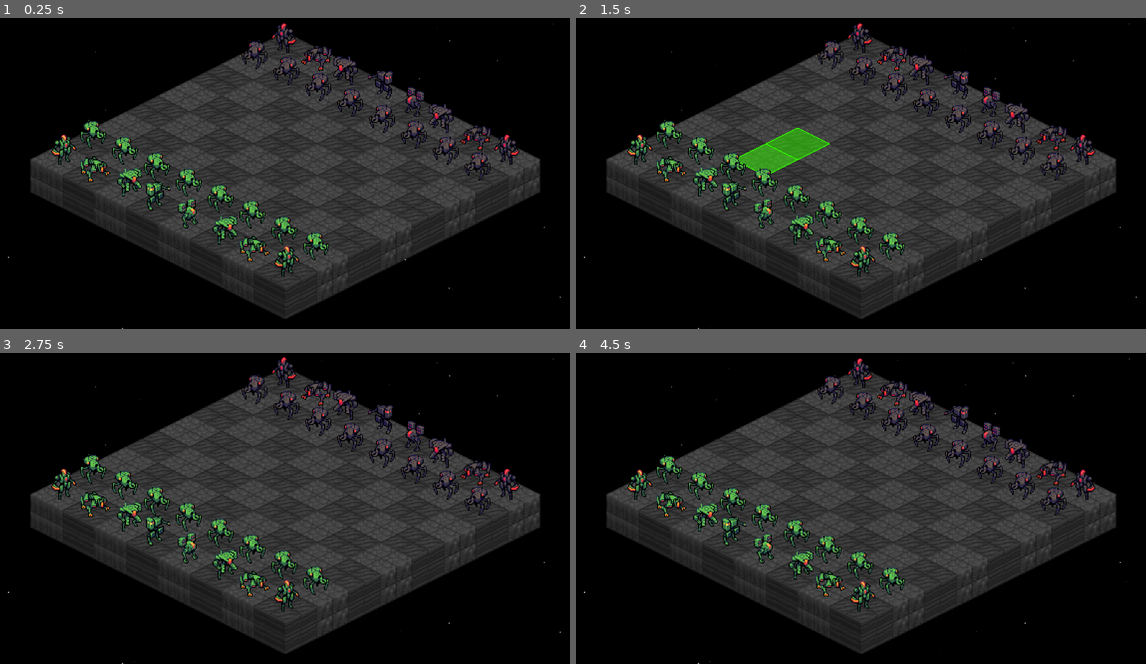
Above: before the commit, frames 1-4 (two rows, left to right).
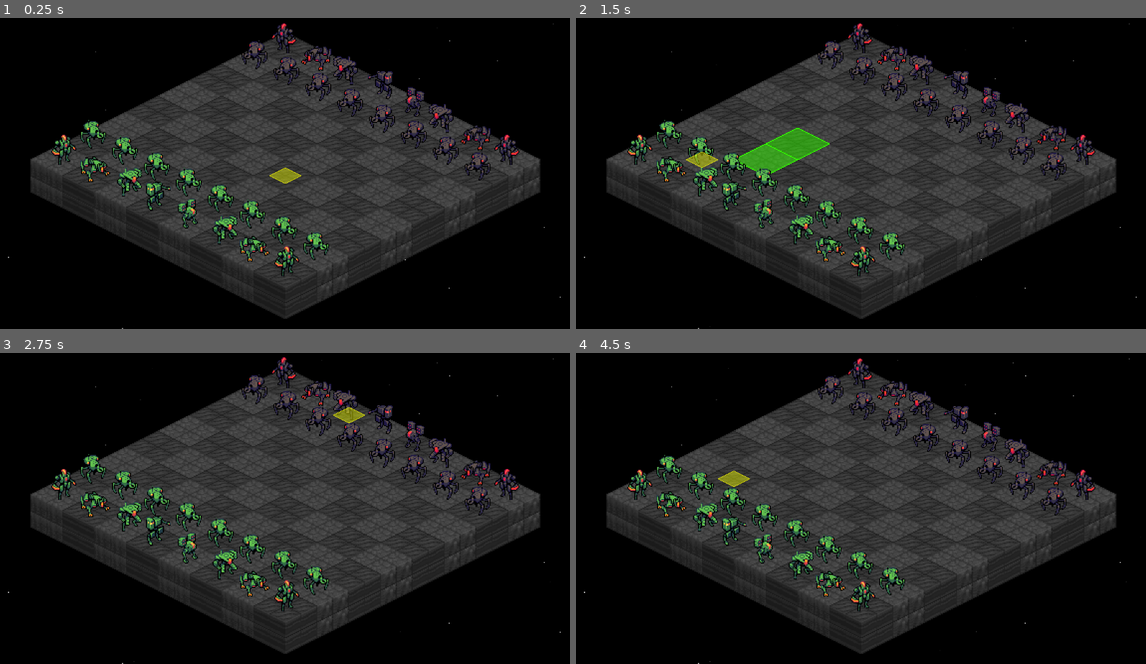
Above: after the commit, the same moments.

Repository: Tekknobot/Terrain
Game: Godot game, scene res://Scenes/IsoGrid.tscn
The game is run twice, just before and just after one commit, with the same random seed, the same clock (stepped at 60 frames per second) and the same inputs. Sound files missing from this copy of the repository are replaced by a short silence.
Inputs (mouse positions are in pixels of both pictures, inside the frame that each line leads up to):
- Up to frame 1 (0.25 s): no input
- Up to frame 2 (1.5 s): tap Enter (ui_accept) at 0.5, 0.77 s; move the mouse to (986, 151) at 0.52 s; tap Z at 0.6 s; click (986, 151) at 0.67 s; drag from (747, 182) to (638, 148) at 1.27 s
- Up to frame 3 (2.75 s): move the mouse to (342, 430) at 2.02 s; tap Z at 2.1 s; click (342, 430) at 2.17 s
- Up to frame 4 (4.5 s): drag from (832, 567) to (672, 499) at 2.77 s; move the mouse to (1032, 552) at 3.52 s; tap Z at 3.6 s; click (1032, 552) at 3.67 s; tap Enter (ui_accept) at 3.77 s; drag from (690, 455) to (798, 564) at 4.27 s

The runs differ from the first frame. In frame 1, 0.2% of the frame differs, in the area x 47-53%, y 48-54%; in frame 2, 0.2%; in frame 3, 0.2%; in frame 4, 0.2%.

Commit message:
Add cursor.

Diff:
--- a/Scenes/IsoGrid.tscn
+++ b/Scenes/IsoGrid.tscn
@@ -31,6 +31,7 @@
 [ext_resource type="PackedScene" uid="uid://dw3hurgcrpccs" path="res://Scenes/Meks_Scenes/CPU II/R3.scn" id="29_jryh1"]
 [ext_resource type="PackedScene" uid="uid://np4hkb4ffi1g" path="res://Scenes/Meks_Scenes/CPU II/S3.scn" id="30_1kk3k"]
 [ext_resource type="Script" uid="uid://dftphuql1wug4" path="res://Scripts II/TurnManager.gd" id="32_dqai5"]
+[ext_resource type="Script" uid="uid://c6rlej6psypf7" path="res://Scripts II/Cursor2D.gd" id="33_1kk3k"]
 [ext_resource type="PackedScene" uid="uid://bm1g128j70kea" path="res://Scenes/VFX/StarNight.tscn" id="41_4ydyc"]
 
 [sub_resource type="TileSetAtlasSource" id="TileSetAtlasSource_ryqp4"]
@@ -214,3 +215,9 @@
 [node name="TurnManager" type="Node2D" parent="."]
 script = ExtResource("32_dqai5")
 board_map_path = NodePath("../TileMap")
+move_duration = 0.85
+
+[node name="Cursor" type="Node2D" parent="."]
+script = ExtResource("33_1kk3k")
+tilemap_path = NodePath("../TileMap")
+cursor_texture = ExtResource("1_v5osp")
--- /dev/null
+++ b/Scripts II/Cursor2D.gd
@@ -0,0 +1,100 @@
+# File: Cursor2D.gd
+# Purpose: draws a texture cursor that snaps to a TileMap cell and renders above tiles
+extends Node
+
+@export_group("Target")
+@export var tilemap_path: NodePath                       # assign your IsoGrid/TileMap here
+
+@export_group("Cursor")
+@export var cursor_texture: Texture2D                    # your PNG/WEBP/etc
+@export var cursor_size_px: Vector2i = Vector2i(64, 64)  # final on-screen size (scaled to this)
+@export var cursor_offset_px: Vector2 = Vector2(0, 0)    # extra pixel nudge after snapping
+@export var cursor_modulate: Color = Color(1, 1, 1, 0.9) # translucency
+@export var hide_when_outside: bool = true               # auto-hide off the board
+
+@export_group("Snap")
+@export var pixel_align: bool = true                     # round to whole pixels for crisp look
+@export var use_tile_center: bool = true                 # center on tile, else top-left
+
+# internal
+var _tm: TileMap
+var _layer: CanvasLayer
+var _rect: TextureRect
+
+func _ready() -> void:
+	_tm = get_node_or_null(tilemap_path) as TileMap
+	if _tm == null:
+		push_error("Cursor2D: tilemap_path is not set or not a TileMap.")
+		return
+
+	# Top overlay layer
+	_layer = CanvasLayer.new()
+	_layer.name = "CursorLayer"
+	add_child(_layer)
+
+	# Draw the cursor as UI so it sits above tiles
+	_rect = TextureRect.new()
+	_rect.name = "Cursor"
+	_rect.stretch_mode = TextureRect.STRETCH_KEEP_ASPECT_CENTERED
+	_rect.texture = cursor_texture
+	_rect.modulate = cursor_modulate
+	_rect.mouse_filter = Control.MOUSE_FILTER_IGNORE
+	_rect.size = cursor_size_px
+	_layer.add_child(_rect)
+
+	# If no texture yet, hide
+	_rect.visible = cursor_texture != null
+
+func _process(_dt: float) -> void:
+	if _tm == null or _rect == null:
+		return
+
+	# 1) Read mouse in screen space
+	var mouse_screen: Vector2 = get_viewport().get_mouse_position()
+
+	# 2) Convert screen -> world(canvas) -> tilemap local (mirrors your TurnManager math)
+	var canvas_xform: Transform2D = _tm.get_viewport().get_canvas_transform()
+	var world: Vector2 = canvas_xform.affine_inverse() * mouse_screen
+	var to_local: Transform2D = _tm.get_global_transform().affine_inverse()
+	var local: Vector2 = to_local * world
+
+	# compensate the same piece offset you use elsewhere so the tile math matches visuals
+	var offset: Vector2 = Vector2.ZERO
+	var off = _tm.get("piece_pixel_offset")
+	if typeof(off) == TYPE_VECTOR2:
+		offset = off as Vector2
+	local -= offset
+
+	# 3) Snap to a tile
+	var tile_pos: Vector2i = _tm.local_to_map(local)
+
+	var in_bounds := tile_pos.x >= 0 and tile_pos.x < 8 and tile_pos.y >= 0 and tile_pos.y < 8
+	if hide_when_outside:
+		_rect.visible = (cursor_texture != null) and in_bounds
+	else:
+		_rect.visible = (cursor_texture != null)
+
+	if not in_bounds and hide_when_outside:
+		return
+
+	# 4) Compute the world position at that tile’s anchor (center or top-left)
+	var local_anchor: Vector2 = _tm.map_to_local(tile_pos)
+	if use_tile_center:
+		# TileMap.map_to_local already returns the *center* when using square/iso;
+		# if your tileset differs, adjust here.
+		pass
+	# convert to global (world/canvas) and then to screen for the UI node
+	var world_anchor: Vector2 = _tm.to_global(local_anchor + offset)
+	var screen_anchor: Vector2 = _tm.get_viewport().get_canvas_transform() * world_anchor
+
+	# 5) Place the TextureRect
+	var pos := screen_anchor + cursor_offset_px
+	if pixel_align:
+		pos = pos.round()
+	_rect.position = pos - _rect.size * 0.5 if use_tile_center else pos
+
+	# keep runtime style synced with exports
+	_rect.modulate = cursor_modulate
+	_rect.size = cursor_size_px
+	if cursor_texture and _rect.texture != cursor_texture:
+		_rect.texture = cursor_texture
--- a/Scripts II/TurnManager.gd
+++ b/Scripts II/TurnManager.gd
@@ -10,16 +10,16 @@
 @export var ai_plays_black: bool = true
 
 # Move tile overlay settings
-@export var move_layer: int = 1                     # overlay layer to paint legal moves on
+@export var move_layer: int = 2                     # overlay layer to paint legal moves on
 @export var move_tile_id: int = 5                   # tile ID for "legal move" marker
 
 # Check / Checkmate overlay settings
-@export var check_layer: int = 2                    # overlay layer to paint check / mate indicators
+@export var check_layer: int = 3                    # overlay layer to paint check / mate indicators
 @export var check_tile_id_check: int = 4            # white tile under king when in check
 @export var check_tile_id_mate: int = 3             # red tile under king when checkmated
 
 # Threat overlay (pieces that are currently capturable by the opponent)
-@export var threat_layer: int = 3                   # layer to paint "under attack" indicators
+@export var threat_layer: int = 1                   # layer to paint "under attack" indicators
 @export var threat_tile_id: int = 3                 # typically a red tile; reuse your atlas as needed
 
 # Motion / animation
@@ -538,6 +538,11 @@
 
 	await tween.finished
 
+	# Play "default" animation if available
+	_try_play_default_anim(p)
+	if was_castle and rook_moved != null:
+		_try_play_default_anim(rook_moved)
+
 	# Now lock in the tile_pos & remove captured piece (if still alive)
 	_set_piece_tile_pos(p, to)
 	if was_castle and rook_moved != null:
@@ -586,10 +591,10 @@
 # Try to play a "move" animation on common node types
 func _try_play_move_anim(p: Node) -> void:
 	# AnimationPlayer child named "AnimationPlayer"
-	var ap := p.get_node_or_null("AnimationPlayer")
-	if ap is AnimationPlayer:
-		var apc := ap as AnimationPlayer
-		if apc.has_animation("move"):
+	var ap := p.get_node_or_null("AnimatedSprite2D")
+	if ap is AnimatedSprite2D:
+		var apc := ap as AnimatedSprite2D
+		if apc:
 			apc.play("move")
 			return
 	# AnimatedSprite2D or anything with play("move")
@@ -597,6 +602,16 @@
 		if p.has_method("set_animation"):
 			p.call("set_animation", "move")
 		p.call("play", "move")
+
+# Try to play a "move" animation on common node types
+func _try_play_default_anim(p: Node) -> void:
+	# AnimationPlayer child named "AnimationPlayer"
+	var ap := p.get_node_or_null("AnimatedSprite2D")
+	if ap is AnimatedSprite2D:
+		var apc := ap as AnimatedSprite2D
+		if apc:
+			apc.play("default")
+			return
 
 # Configure tween easing from string
 func _configure_tween_ease(t: Tween) -> void:
Not shown: 1 places in Scenes/IsoGrid.tscn that only renumber resources
Not shown, added: Scripts II/Cursor2D.gd.uid
